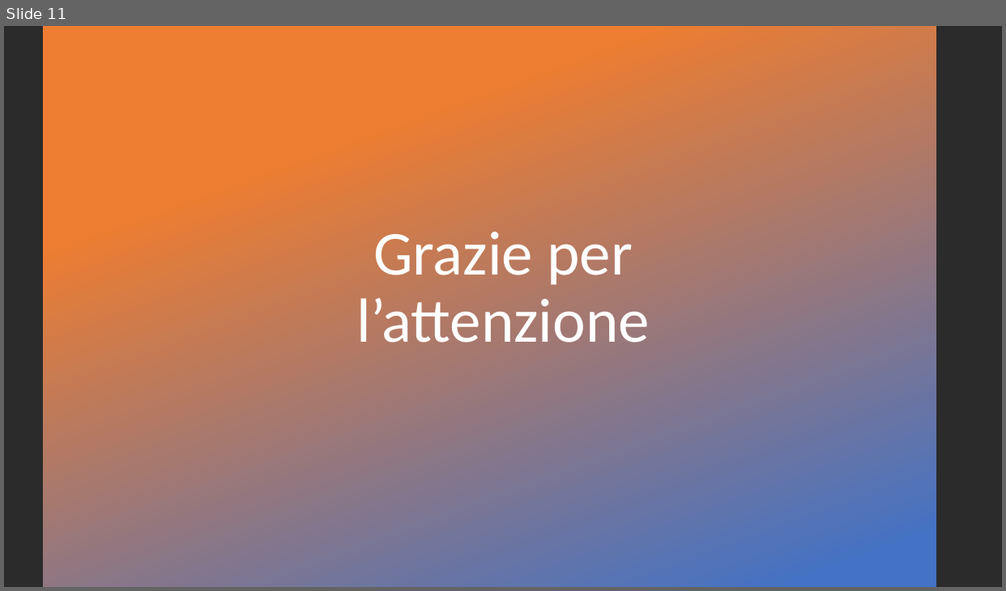
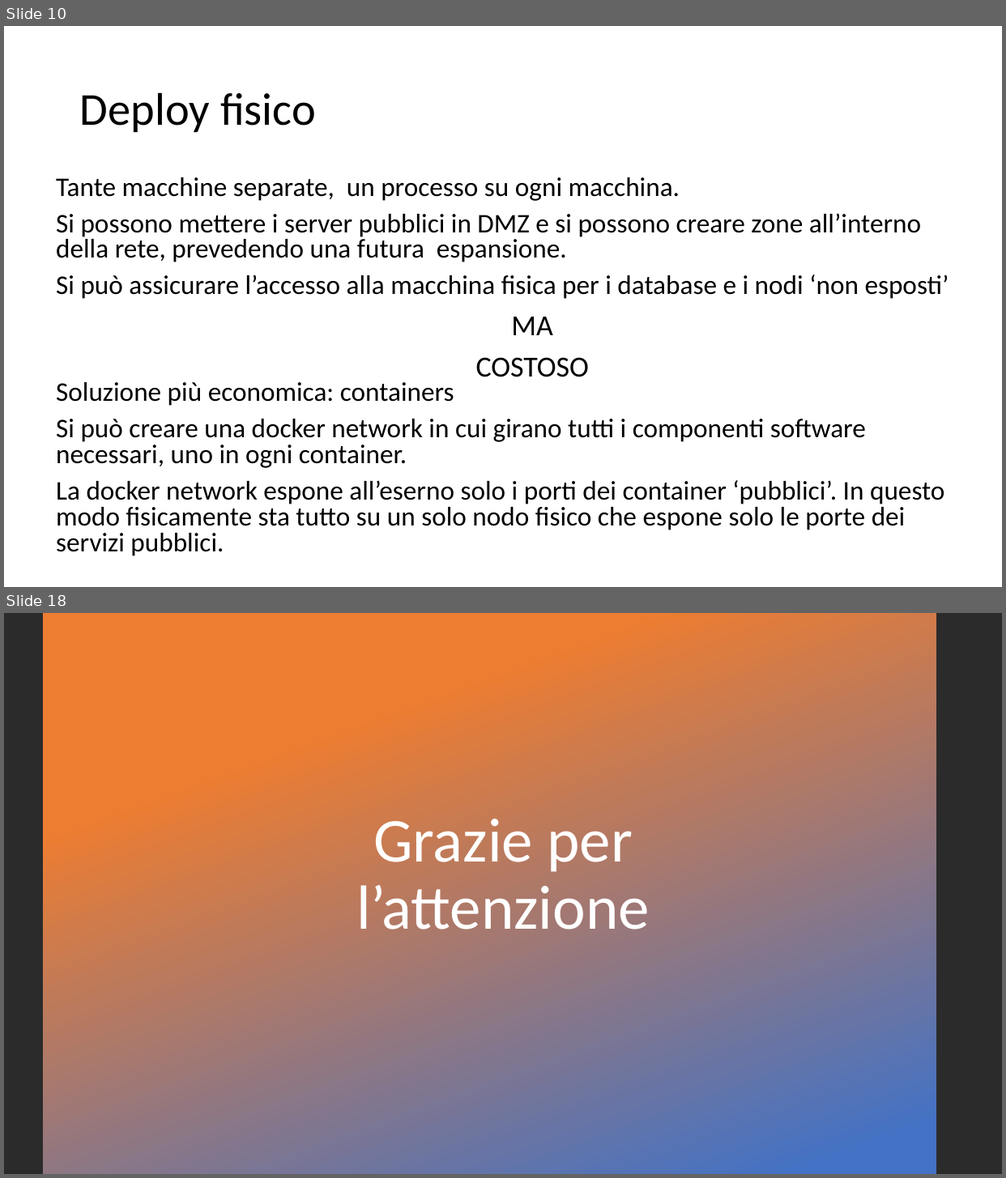
Before and after one commit to marcobarlo/GreenhouseSec, a slide deck: pres.pptx. Shown one above the other, each under a label of ours: slide 11 before the commit, slides 10 and 18 after it; the slides between them are not shown. The pictures are 1006x591 and 1006x1178 pixels, drawn with LibreOffice and Linux fonts; fonts in the diff are those of the drawing; background and template pictures are left out; a plain dark background stands for a picture behind light text. Boxes give left, top, right and bottom in pixels: in the first picture for what was removed or moved away, otherwise in the second. Text is boxed around its words. In the diff, an @@ line names an element or a change of style, - is before the commit and + after.

```diff
--- a/pres.pptx
+++ b/pres.pptx
@@ slide 10 added at (4,26,1002,587), background #FFFFFF @@
@@ title added at (80,92,316,132), 44 pt, text #000000 @@
+Deploy fisico
@@ text added at (56,177,949,299), 25.9 pt, text #000000 @@
+Tante macchine separate, un processo su ogni macchina.
+Si possono mettere i server pubblici in DMZ e si possono creare zone all’interno della rete, prevedendo una futura espansione.
+Si può assicurare l’accesso alla macchina fisica per i database e i nodi ‘non esposti’
@@ text added at (476,317,589,378), 28 pt, text #000000 @@
+MA
+COSTOSO
@@ text added at (56,382,944,557), 25.9 pt, text #000000 @@
+Soluzione più economica: containers
+Si può creare una docker network in cui girano tutti i componenti software necessari, uno in ogni container.
+La docker network espone all’eserno solo i porti dei container ‘pubblici’. In questo modo fisicamente sta tutto su un solo nodo fisico che espone solo le porte dei servizi pubblici.
@@ what was slide 11 is now slide 18 @@
```
Also in this commit, not shown: 8 slides changed, 7 other slides added, 1 slide removed, 1 other file.
